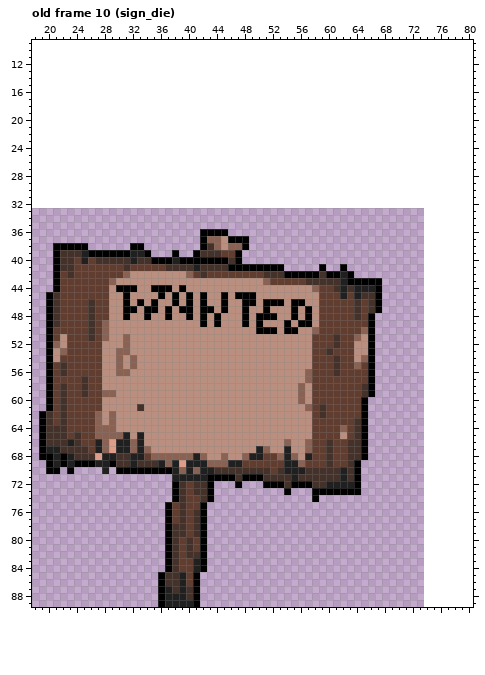
Pixel-art file -- sprites/sign.ase. The first picture shows the starting point.
60x60 pixels, 14 frames. Colours within 5 levels of each other are drawn and written as one. Shown: old frame 10 (sign_die): x 18..80, y 9..89. The old version is drawn lined up with the new one, on the new canvas. The commit also changed other frames, which this record leaves out.
And afterwards:
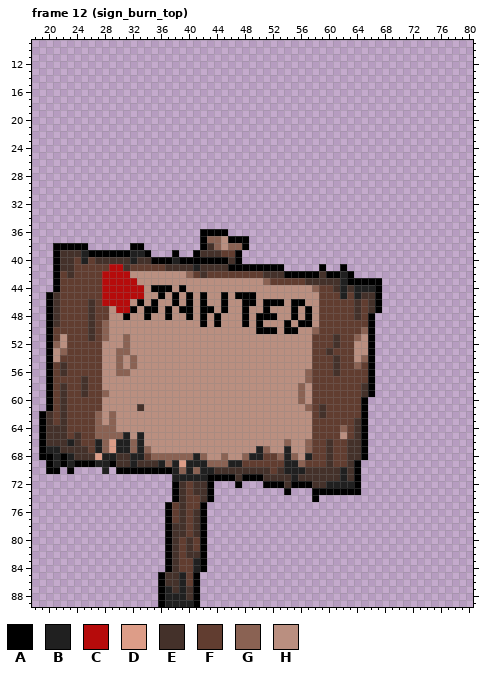
Palette (. is transparent): A #000000  B #202020  C #b60b0b  D #dd9d88  E #44312a  F #613d30  G #8a6253  H #ba8f80
What changed:
canvas 60x60 -> 90x90, the old top-left corner now at 14,33 (the part of the old canvas that was cut away was empty and is not shown)
frames 14 -> 27
--- frame 12 (sign_burn_top) against old frame 10 (sign_die)
@@ x 26..35 @@
 40 FEEEEEBEEA
-41 FFFFFEFFFF
-42 FFFFFGHHHH
-43 FFFGHHHHHH
-44 FFFHAAAHHA
-45 FFFHHAHHHH
-46 EFFHHAHAHA
-47 EFFHHAAHAA
+41 FFFCCEFFFF
+42 FFCCCCHHHH
+43 FFCCCCCHHH
+44 FFCCCCCCHA
+45 FFCCCCCCHH
+46 EFCCCCHAHA
+47 EFFHCCAHAA
 48 EFFHHAHHAH
@@ x 27..31 @@
 58 FHHHH
-59 FGGHH
+59 FGHHH
 60 FHHHH
Changed places in both pictures, as pixel boxes (x1, y1, x2, y2):
changed: (102, 264, 144, 313)
changed: (109, 390, 116, 397)
